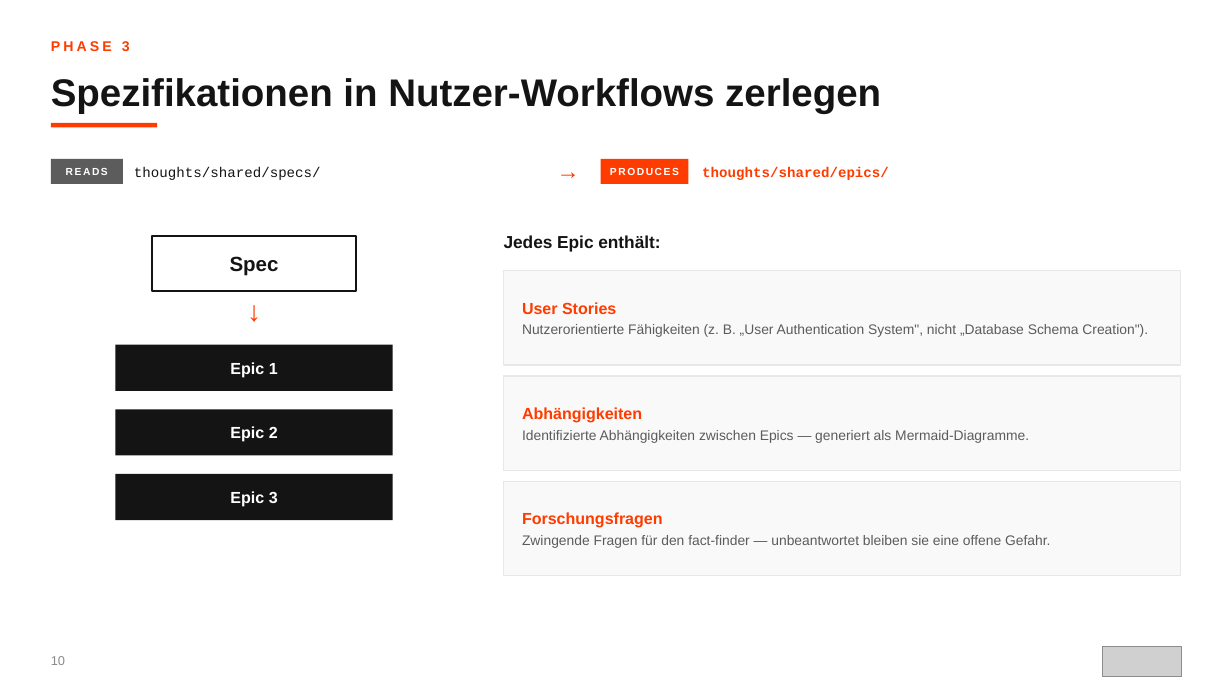
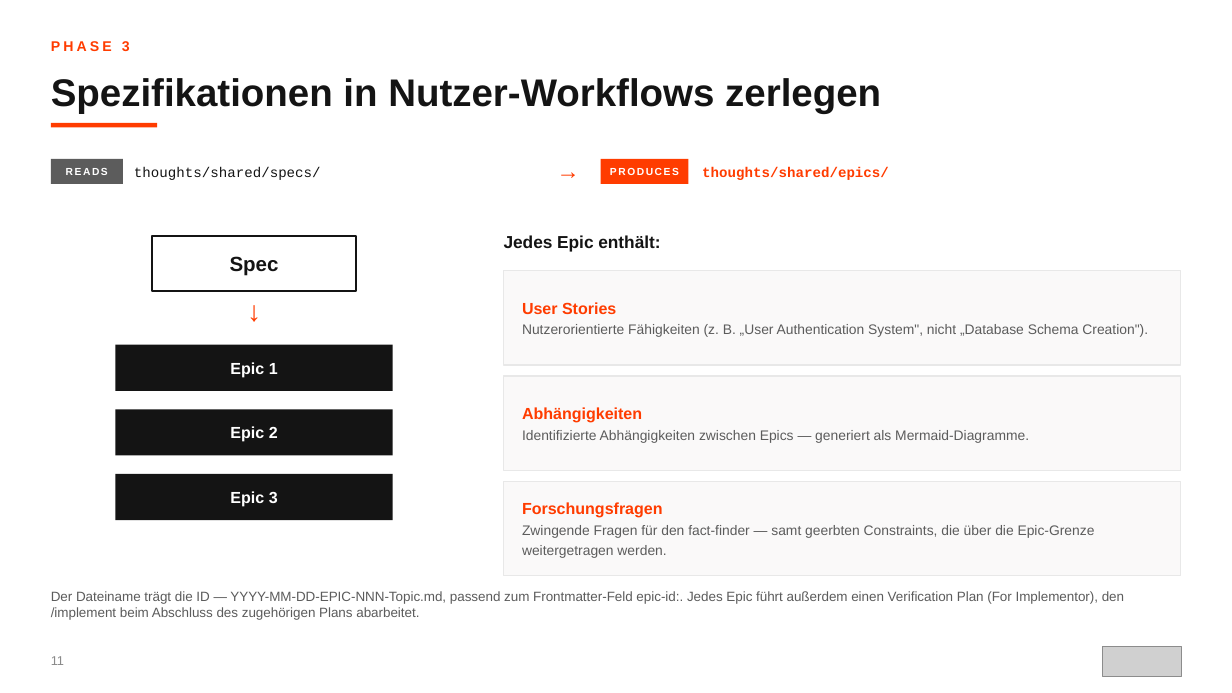
Before and after one commit to scameronde/rpi-qpi, a slide deck: slide 11 of presentation/ORBIT.pptx (slide 10 before the commit). Drawn at 1232x693 pixels with LibreOffice and Linux fonts; fonts in the diff are those of the drawing; grey boxes stand for pictures. Boxes give left, top, right and bottom in pixels: in the first picture for what was removed or moved away, otherwise in the second. Text is boxed around its words. In the diff, an @@ line names an element or a change of style, - is before the commit and + after.

```diff
--- a/presentation/ORBIT.pptx
+++ b/presentation/ORBIT.pptx
@@ text in rectangle at (522,525,1095,558): text changed @@
-Zwingende Fragen für den fact-finder — unbeantwortet bleiben sie eine offene Gefahr.
+Zwingende Fragen für den fact-finder — samt geerbten Constraints, die über die Epic-Grenze weitergetragen werden.
@@ text added at (51,591,1124,620), 10.5 pt, text #5C5C5C @@
+Der Dateiname trägt die ID — YYYY-MM-DD-EPIC-NNN-Topic.md, passend zum Frontmatter-Feld epic-id:. Jedes Epic führt außerdem einen Verification Plan (For Implementor), den /implement beim Abschluss des zugehörigen Plans abarbeitet.
@@ text at (51,656,64,665): text changed @@
-10
+11
```
Also in this commit, not shown: 18 other slides changed, 2 slides added.
